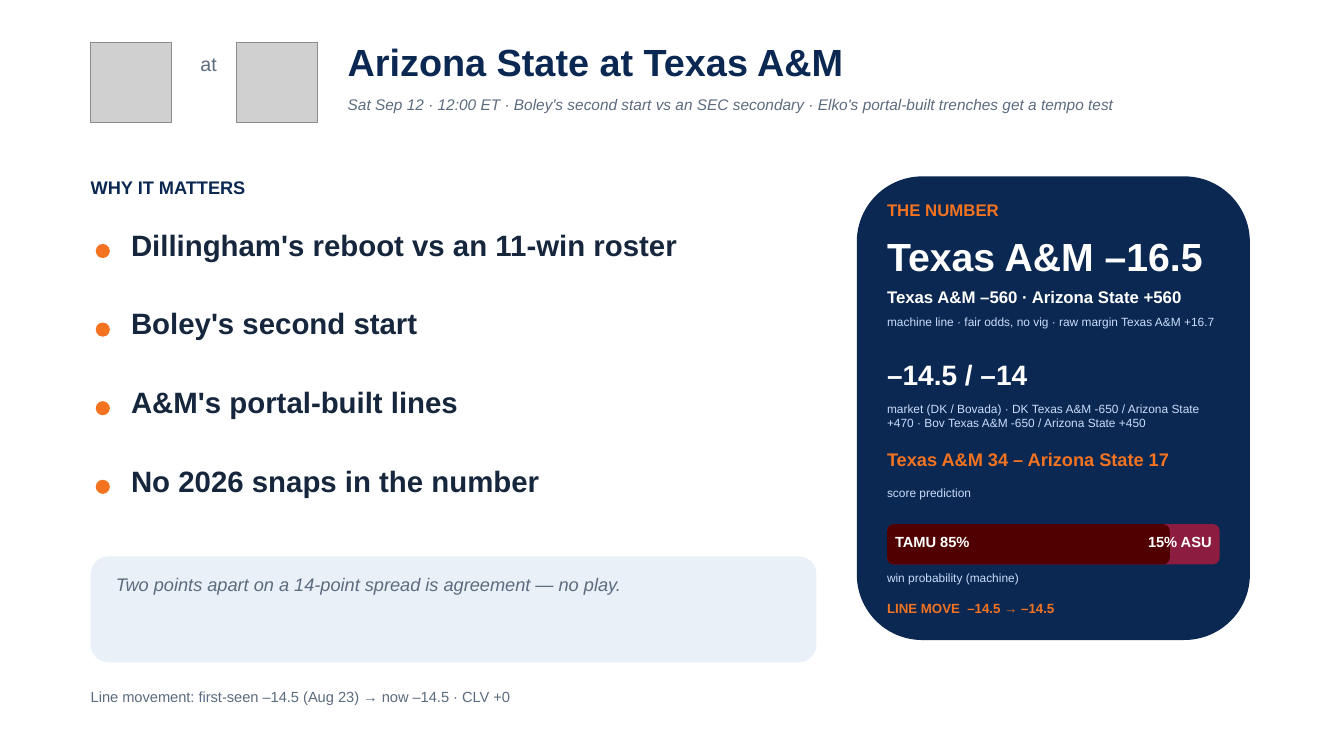
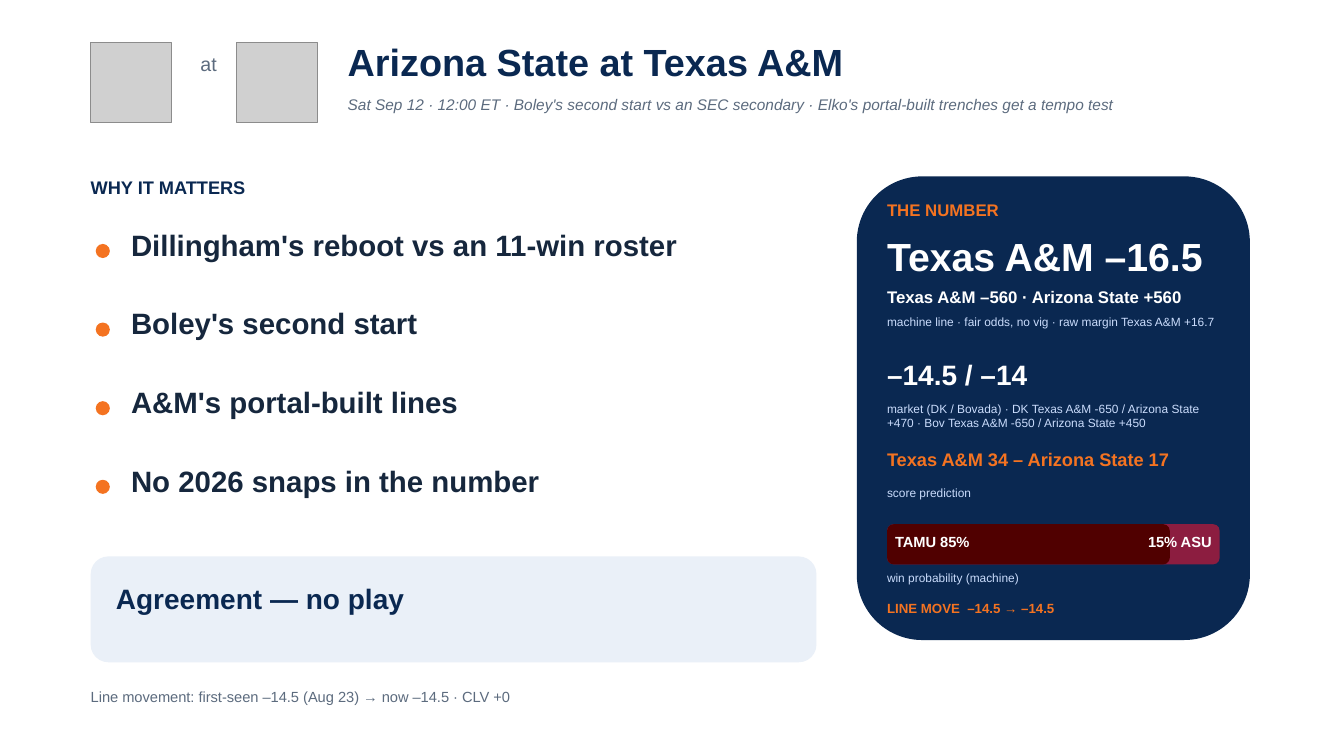
Before and after one commit to lucasalvarezflorida-lab/ncaa-fbs-analytics, a slide deck: slide 9 of decks/2026_Week2_Episode3.pptx. Drawn at 1344x756 pixels with LibreOffice and Linux fonts; fonts in the diff are those of the drawing; grey boxes stand for pictures. Boxes give left, top, right and bottom in pixels: in the first picture for what was removed or moved away, otherwise in the second. Text is boxed around its words. In the diff, an @@ line names an element or a change of style, - is before the commit and + after.

```diff
--- a/decks/2026_Week2_Episode3.pptx
+++ b/decks/2026_Week2_Episode3.pptx
@@ text at [116, 588, 404, 614]: text changed; size 13 to 20 pt; text colour #5C6B7E to #0A2851; bold on; italic off @@
-Two points apart on a 14-point spread is agreement — no play.
+Agreement — no play
```
Also in this commit, not shown: 4 other slides changed, 1 other file.
